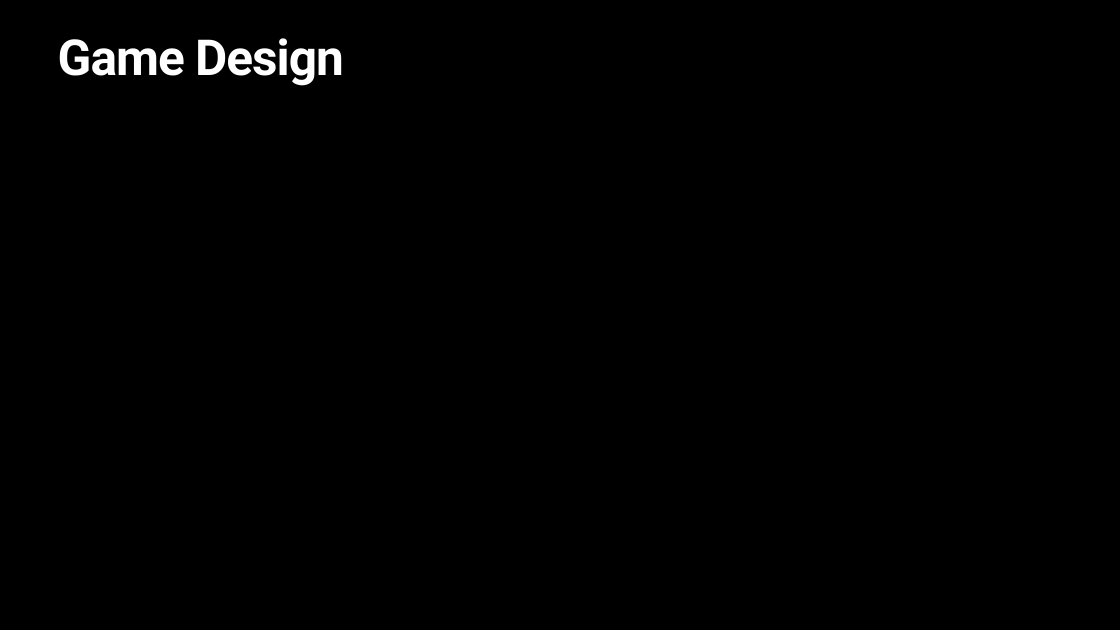
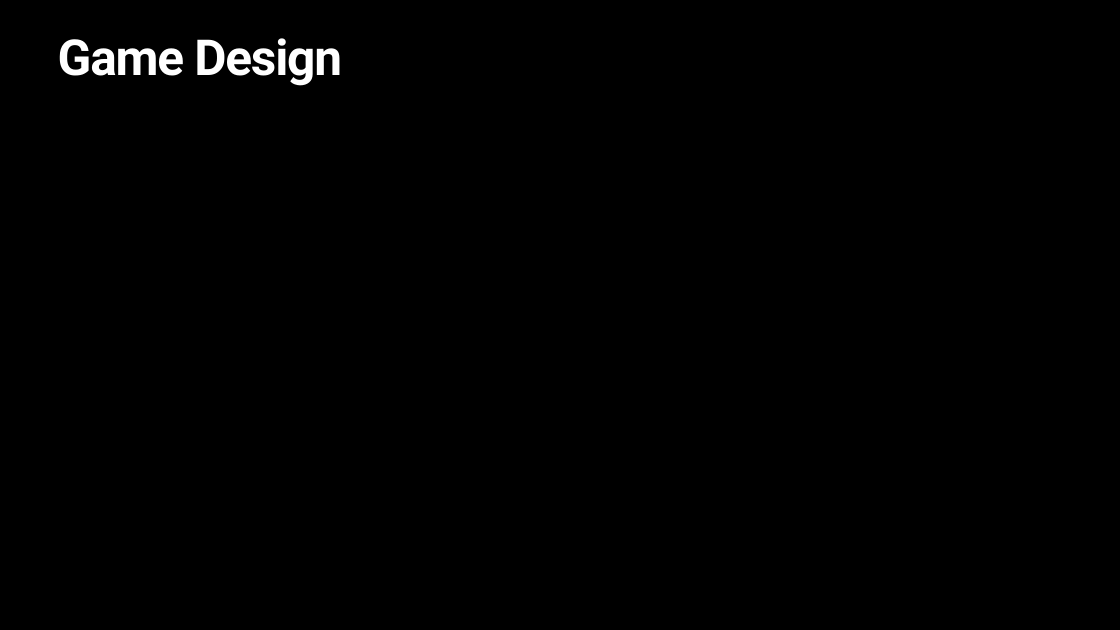
Before and after one commit to xzh1106/CMPT276, a slide deck: slide 5 of Documents/presentation.pptx. Drawn at 1120x630 pixels with LibreOffice and Linux fonts; fonts in the diff are those of the drawing; background and template pictures are left out. Boxes give left, top, right and bottom in pixels: in the first picture for what was removed or moved away, otherwise in the second. Text is boxed around its words. In the diff, an @@ line names an element or a change of style, - is before the commit and + after.

```diff
--- a/Documents/presentation.pptx
+++ b/Documents/presentation.pptx
@@ title "Game Design" at [58,38,342,86]: letter spacing -1.7 to -2 pt @@
```
Also in this commit, not shown: 9 other slides changed, 2 slides added, 2 slides removed.
